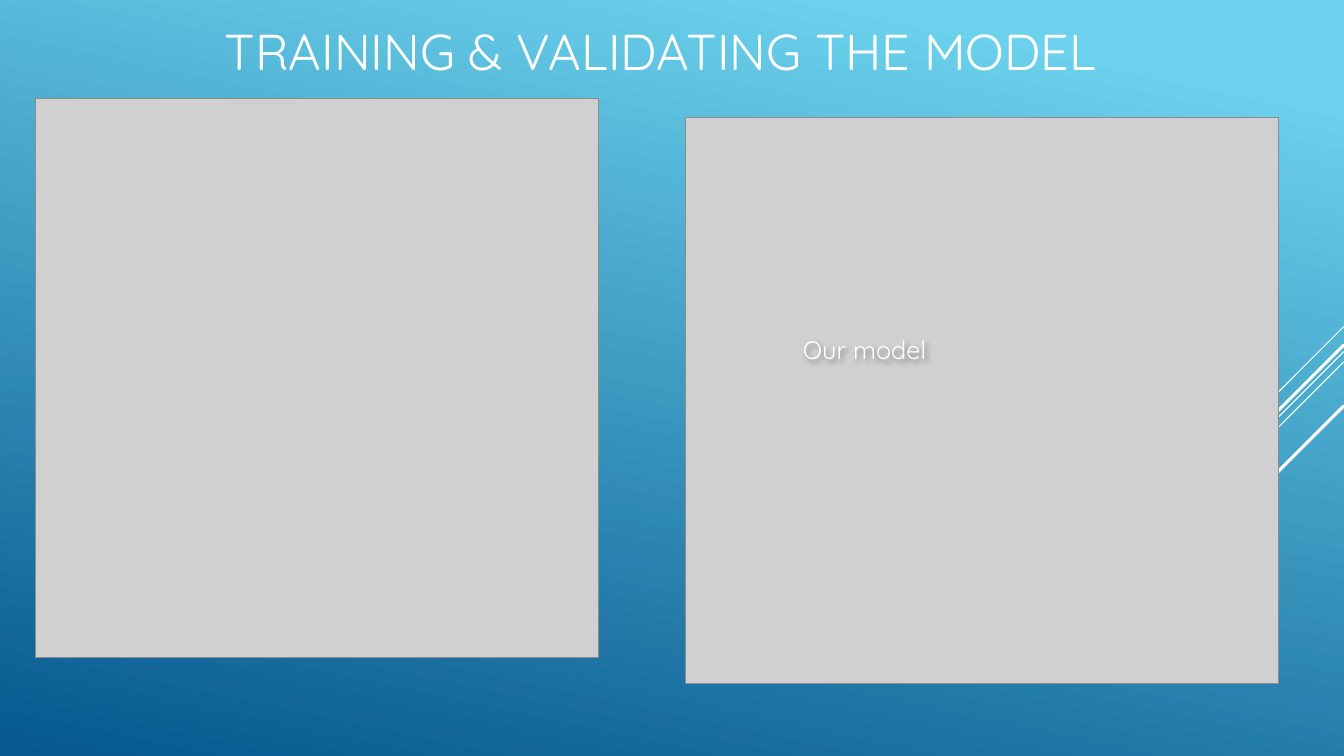
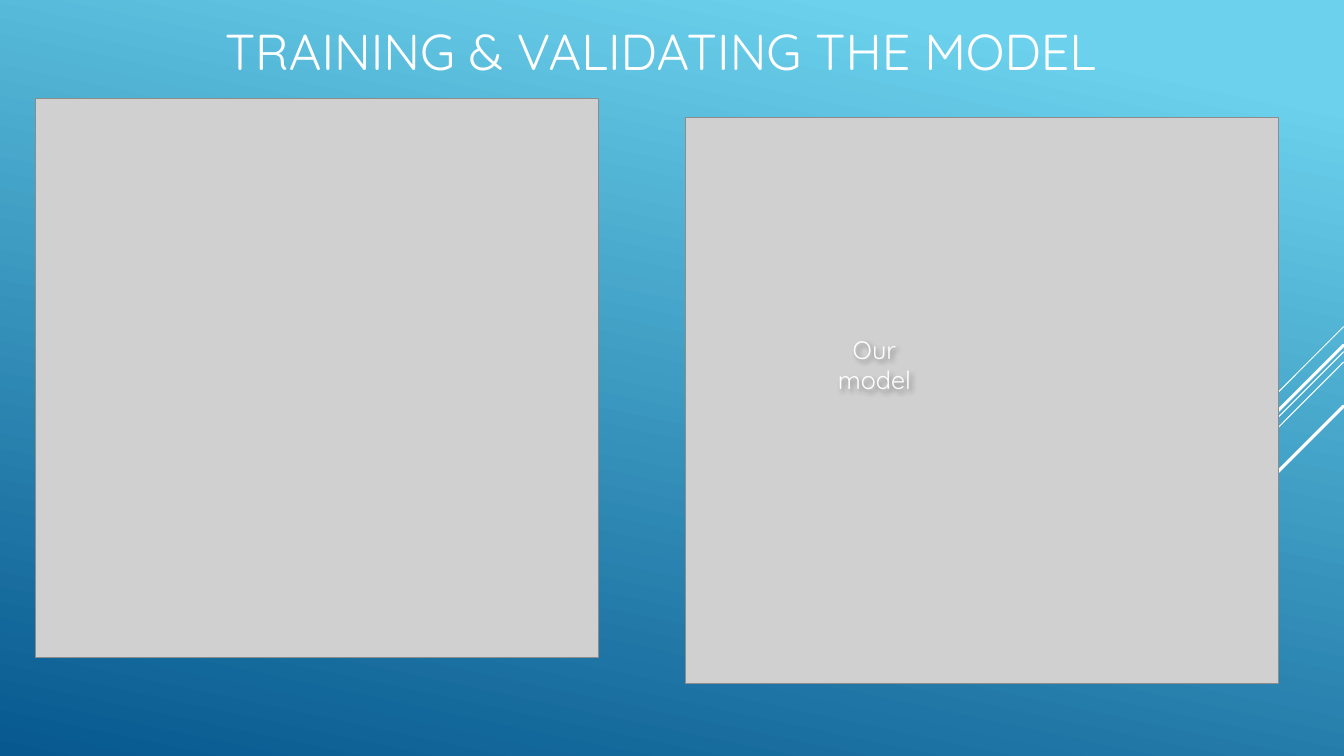
Before and after one commit to magnawhale/dsc-v2-mod1-final-project-online-ds-ft-051319, a slide deck: slide 8 of presentation_v02.pptx. Drawn at 1344x756 pixels with LibreOffice and Linux fonts; fonts in the diff are those of the drawing; grey boxes stand for pictures. Boxes give left, top, right and bottom in pixels: in the first picture for what was removed or moved away, otherwise in the second. Text is boxed around its words. In the diff, an @@ line names an element or a change of style, - is before the commit and + after.

```diff
--- a/presentation_v02.pptx
+++ b/presentation_v02.pptx
@@ text at [838, 342, 911, 389]: text changed @@
-Our model
+Our
+model
```
Also in this commit, not shown: 1 other slide changed.
